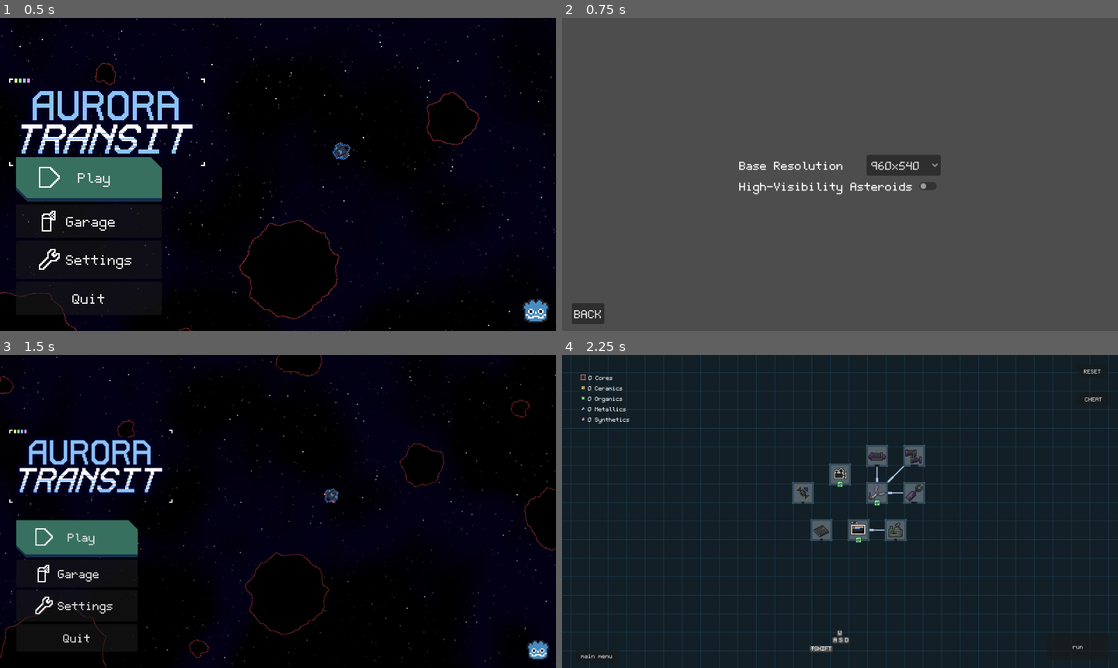
Above: before the commit, frames 1-4 (two rows, left to right).
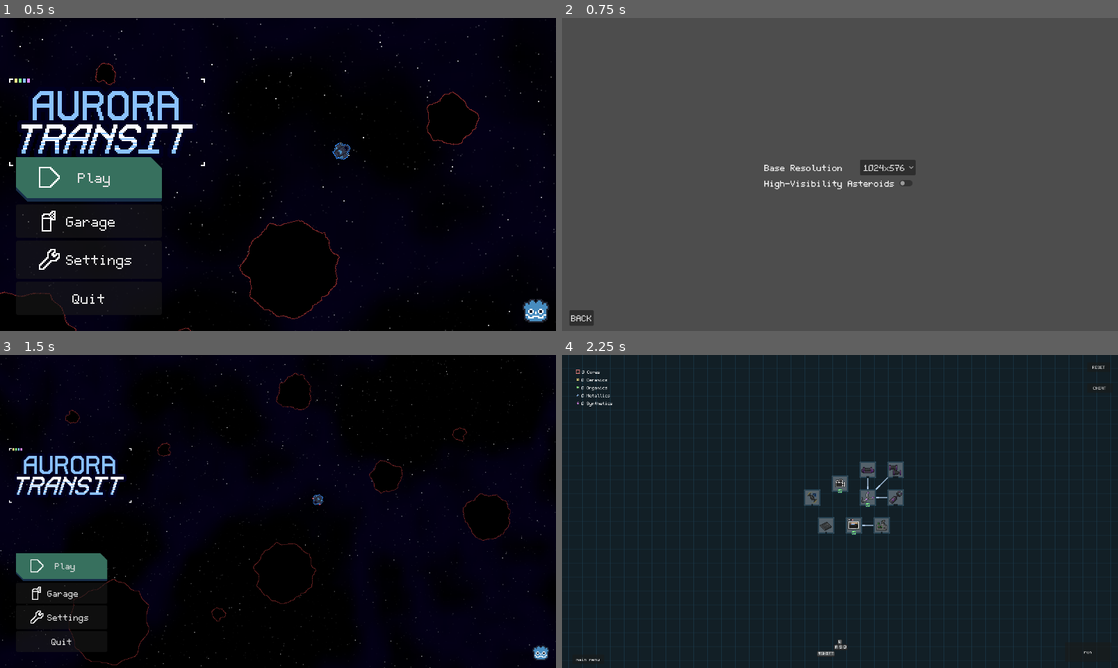
Above: after the commit, the same moments.

Repository: A5TR0spud/asterdrift_redshift
Game: Godot game, scene res://Scenes/Menus/main_menu.tscn
Two runs of this game, one before a commit and one after it. Both use one fixed random seed, a clock stepped at 60 frames per second and the inputs below.
Inputs:
- Up to frame 1 (0.5 s): no input
- Up to frame 2 (0.75 s): click "Settings" at 0.5 s
- Up to frame 3 (1.5 s): click "BACK" at 1.25 s
- Up to frame 4 (2.25 s): click "Play" at 2 s

Frame 1 is identical in both runs. In frame 2, 1.8% of the frame differs, in the area x 1-69%, y 43-99%; in frame 3, 9.2%; in frame 4, 11%, in the area x 0-100%, y 0-100%.

Commit message:
Fix Launch Resolution (and Adapt)

Diff:
--- a/Scenes/Hangar/hangar.tscn
+++ b/Scenes/Hangar/hangar.tscn
@@ -1390,8 +1390,7 @@
 position = Vector2(256, -16)
 NAME = "Compartmentalization"
 DESCRIPTION = "All resources can individually reach the cap.
-Halves the amount of resources the bay
-can hold."
+Halves the cap of resources."
 INTERNAL_NAME = "SplitBay"
 SPRITE = ExtResource("49_05lkl")
 PARENT_UPGRADE = NodePath("../BiggerBay")
--- a/Scenes/Menus/main_menu.gd
+++ b/Scenes/Menus/main_menu.gd
@@ -2,7 +2,7 @@
 
 
 func _ready():
-	var newSize: Vector2 = Vector2(960, 540)
+	var newSize: Vector2i = Vector2i(960, 540)
 	newSize.x = DataManager.Load("ResolutionX", newSize.x)
 	newSize.y = DataManager.Load("ResolutionY", newSize.y)
 
@@ -11,6 +11,3 @@
 
 	var root = get_tree().root
 	root.content_scale_size = newSize
-	#ResourceLoader.load_threaded_request("res://Scenes/World/World.tscn")
-	#ResourceLoader.load_threaded_request("res://Scenes/Menus/options.tscn")
-	#ResourceLoader.load_threaded_request("res://Scenes/Garage/Garage.tscn")
--- a/Scenes/Menus/options.gd
+++ b/Scenes/Menus/options.gd
@@ -2,7 +2,7 @@
 class_name Options
 
 var resIndex: int = 1
-var Resolution: Vector2 = Vector2(960, 540)
+var Resolution: Vector2i = Vector2i(960, 540)
 
 @onready var ResButton := $CanvasLayer/Control/VBoxContainer/Resolution/OptionButton
 @onready var VisAster := $CanvasLayer/Control/VBoxContainer/VisibleAsteroids/CheckButton
@@ -21,11 +21,11 @@
 
 func _on_option_button_item_selected(index):
 	var root = get_tree().root
-	var newSize: Vector2 = Vector2(960, 540)
+	var newSize: Vector2i = Vector2i(960, 540)
 	if index == 0:
-		newSize = Vector2(960, 540)
+		newSize = Vector2i(960, 540)
 	elif index == 1:
-		newSize = Vector2(1280, 720)
+		newSize = Vector2i(1280, 720)
 	elif index == 2:
 		newSize = AdaptScreen()
 	root.content_scale_size = newSize
@@ -38,8 +38,19 @@
 	DataManager.Save("HighVisAsteroids", toggled_on)
 	Asteroid.ShaderSet = false
 
-static func AdaptScreen() -> Vector2:
-	var newSize: Vector2 = DisplayServer.screen_get_size(DisplayServer.window_get_current_screen())
-	while newSize.length_squared() > Vector2(1280, 720).length_squared():
-		newSize *= 0.5
+static func AdaptScreen() -> Vector2i:
+	var newSize: Vector2i = DisplayServer.screen_get_size(DisplayServer.window_get_current_screen())
+	#if newSize == Vector2i(1920, 1080) || newSize == Vector2i(2560, 1440):
+	#	newSize /= 2
+	#	return newSize
+	var i: int = 2
+	var fakeSize: Vector2 = newSize
+	while fakeSize.x > 1280:
+		fakeSize.x = newSize.x / i
+		i += 1
+	i = 2
+	while fakeSize.y > 720:
+		fakeSize.y = newSize.y / i
+		i += 1
+	newSize = fakeSize
 	return newSize
--- a/Statics/MiscDataManager.gd
+++ b/Statics/MiscDataManager.gd
@@ -24,7 +24,7 @@
 static func Load(internalName : String, default: Variant) -> Variant:
 	if !_isLoaded:
 		if not FileAccess.file_exists(RESOURCE_PATH):
-			return 0
+			return default
 		var file_access := FileAccess.open(RESOURCE_PATH, FileAccess.READ)
 		var json_string := FileAccess.get_file_as_string(RESOURCE_PATH)
 		file_access.close()
@@ -33,7 +33,7 @@
 		var error := json.parse(json_string)
 		if error:
 			print("JSON Parse Error: ", error)
-			return 0
+			return default
 		_data = json.data
 	_isLoaded = true
 	return _data.get(internalName, default)
--- a/Statics/RunHandler.gd
+++ b/Statics/RunHandler.gd
@@ -57,13 +57,16 @@
 		return false
 
 	if mat == Materials.Mats.Metals:
-		Mats.Metals += amount
+		Mats.Metals += 1
 	elif mat == Materials.Mats.Ceramics:
-		Mats.Ceramics += amount
+		Mats.Ceramics += 1
 	elif mat == Materials.Mats.Synthetics:
-		Mats.Synthetics += amount
+		Mats.Synthetics += 1
 	elif mat == Materials.Mats.Organics:
-		Mats.Organics += amount
+		Mats.Organics += 1
+	amount -= 1
+	if amount > 0:
+		AddResource(mat, amount)
 	return true
 
 static func StartRun() -> void:
Not shown, changed: CHANGELOG.md
